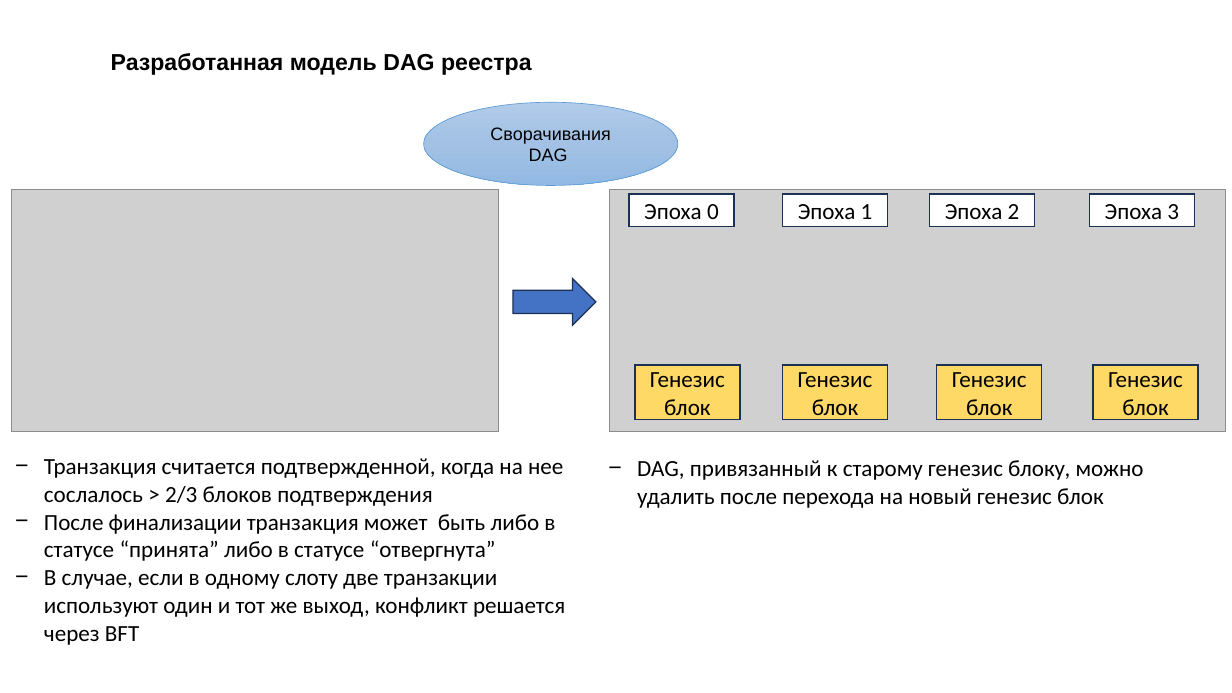
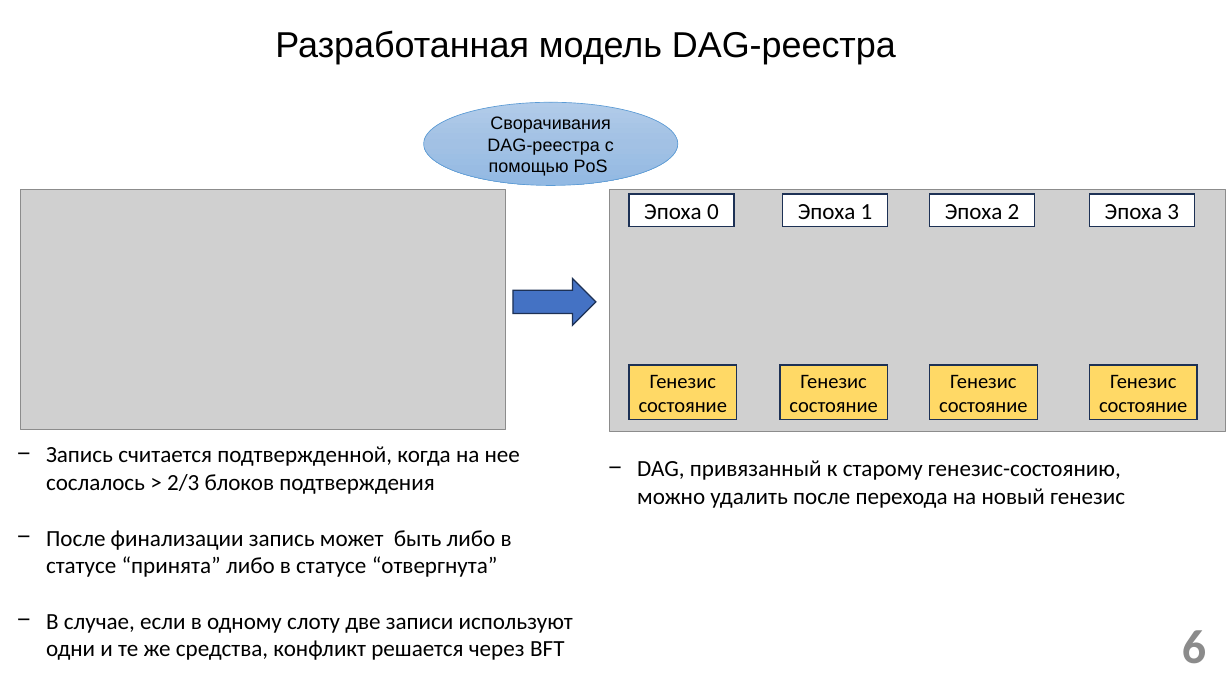
Before and after one commit to ub3r123/My_model, a slide deck: slide 6 of Презентация1.pptx (slide 5 before the commit). Drawn at 1232x693 pixels with LibreOffice and Linux fonts; fonts in the diff are those of the drawing; grey boxes stand for pictures; background and template pictures are left out. Boxes give left, top, right and bottom in pixels: in the first picture for what was removed or moved away, otherwise in the second. Text is boxed around its words. In the diff, an @@ line names an element or a change of style, - is before the commit and + after.

```diff
--- a/Презентация1.pptx
+++ b/Презентация1.pptx
@@ text at <box>275,30,896,64</box>: text changed; size 18 to 28 pt; bold off @@
-Разработанная модель DAG реестра
+Разработанная модель DAG-реестра
@@ text in ellipse at <box>487,116,614,176</box>: text changed @@
-Сворачивания DAG
+Сворачивания DAG-реестра с помощью PoS
@@ picture: place and size @@
-picture at <box>12,189,499,432</box>
+picture at <box>20,189,506,430</box>
@@ rectangle "Генезис состояние": place and size @@
-rectangle "Генезис состояние" at <box>635,365,740,420</box>
+rectangle "Генезис состояние" at <box>629,365,738,420</box>
@@ text in rectangle at <box>639,375,727,412</box>: text changed; size 18 to 16 pt @@
-Генезис блок
+Генезис состояние
@@ text in rectangle at <box>789,375,877,412</box>: text changed; size 18 to 16 pt @@
-Генезис блок
+Генезис состояние
@@ rectangle "Генезис состояние": place and size @@
-rectangle "Генезис состояние" at <box>937,365,1043,420</box>
+rectangle "Генезис состояние" at <box>930,365,1038,420</box>
@@ text in rectangle at <box>939,375,1027,412</box>: text changed; size 18 to 16 pt @@
-Генезис блок
+Генезис состояние
@@ text in rectangle at <box>1099,375,1187,412</box>: text changed; size 18 to 16 pt @@
-Генезис блок
+Генезис состояние
@@ text at <box>46,446,573,660</box>: text changed @@
-− Транзакция считается подтвержденной, когда на нее сослалось > 2/3 блоков подтверждения
-− После финализации транзакция может быть либо в статусе “принята” либо в статусе “отвергнута”
-− В случае, если в одному слоту две транзакции используют один и тот же выход, конфликт решается через BFT
+− Запись считается подтвержденной, когда на нее сослалось > 2/3 блоков подтверждения
+− После финализации запись может быть либо в статусе “принята” либо в статусе “отвергнута”
+− В случае, если в одному слоту две записи используют одни и те же средства, конфликт решается через BFT
@@ text at <box>637,460,1125,508</box>: text changed @@
-− DAG, привязанный к старому генезис блоку, можно удалить после перехода на новый генезис блок
+− DAG, привязанный к старому генезис-состоянию, можно удалить после перехода на новый генезис
@@ page number added at <box>1182,630,1206,663</box>, 37.3 pt, text #8C8C8C, bold @@
+6
```
Also in this commit, not shown: 7 other slides changed, 7 slides added, 2 slides removed, 3 other files.
